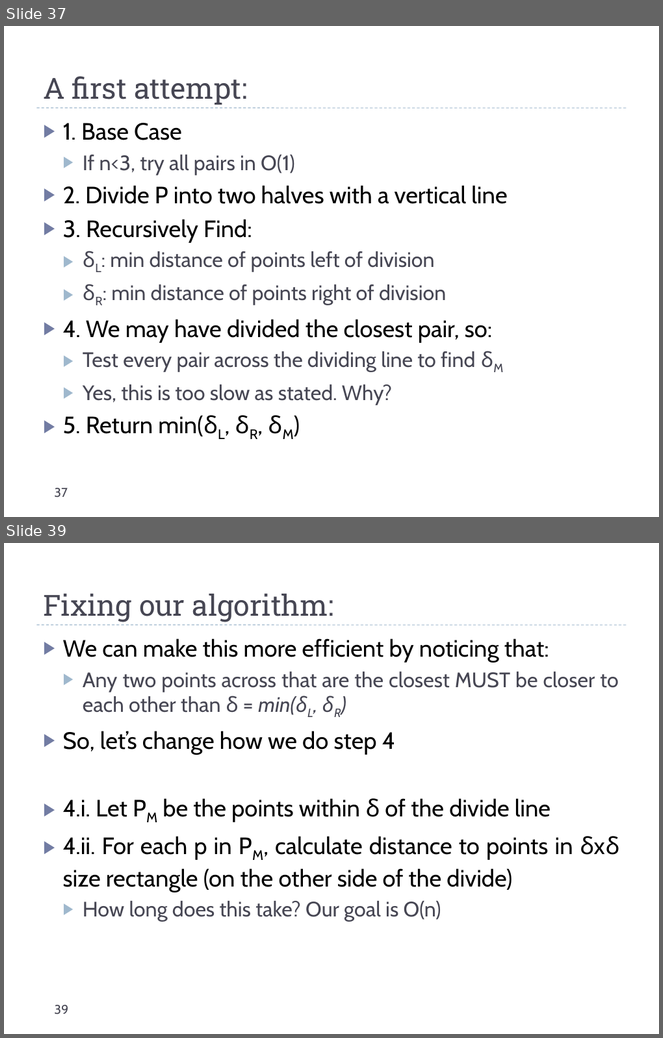
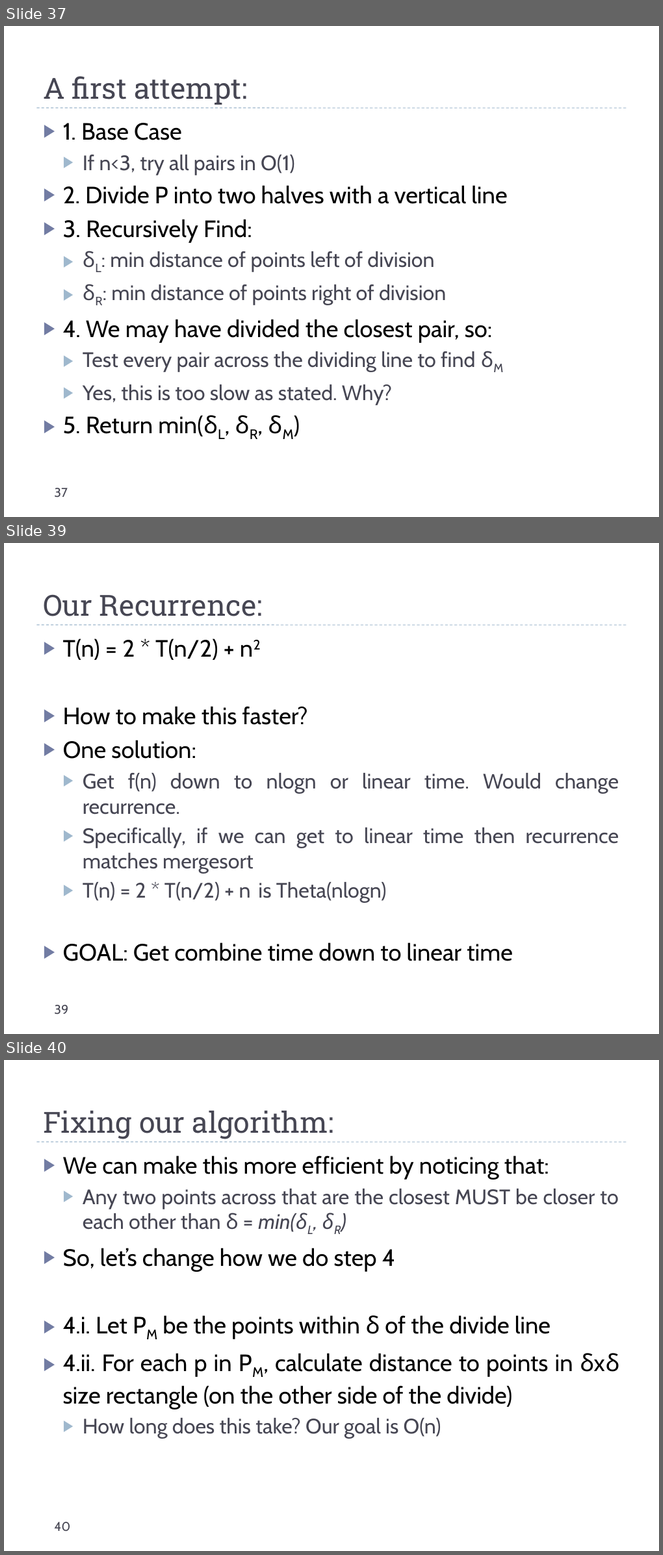
Before and after one commit to markfloryan/dsa2, a slide deck: slides/divideandconquer.pptx. Shown one above the other, each under a label of ours: slides 37 and 39 before the commit, slides 37, 39 and 40 after it; the slides between them are not shown. The pictures are 663x1038 and 663x1555 pixels, drawn with LibreOffice and Linux fonts; fonts in the diff are those of the drawing. Boxes give left, top, right and bottom in pixels: in the first picture for what was removed or moved away, otherwise in the second. Text is boxed around its words. In the diff, an @@ line names an element or a change of style, - is before the commit and + after.

```diff
--- a/slides/divideandconquer.pptx
+++ b/slides/divideandconquer.pptx
@@ slide 39 added at box(4, 543, 659, 1034), background #FFFFFF; not listed: 1 template element that a slide beside it also shows @@
@@ title added at box(43, 594, 263, 616), 32 pt, text #464653 @@
+Our Recurrence:
@@ text added at box(63, 639, 620, 962), 23 pt, text #464653 @@
+▶ T(n) = 2 * T(n/2) + n2
+▶ How to make this faster?
+▶ One solution:
+  ▶ Get f(n) down to nlogn or linear time. Would change recurrence.
+  ▶ Specifically, if we can get to linear time then recurrence matches mergesort
+  ▶ T(n) = 2 * T(n/2) + n is Theta(nlogn)
+▶ GOAL: Get combine time down to linear time
@@ page number added at box(54, 1005, 68, 1015), 14 pt, text #464653 @@
+39
@@ what was slide 39 is now slide 40 @@
@@ page number at box(54, 1522, 70, 1532): text changed @@
-39
+40
```
Also in this commit, not shown: 1 slide changed, 3 other files.
